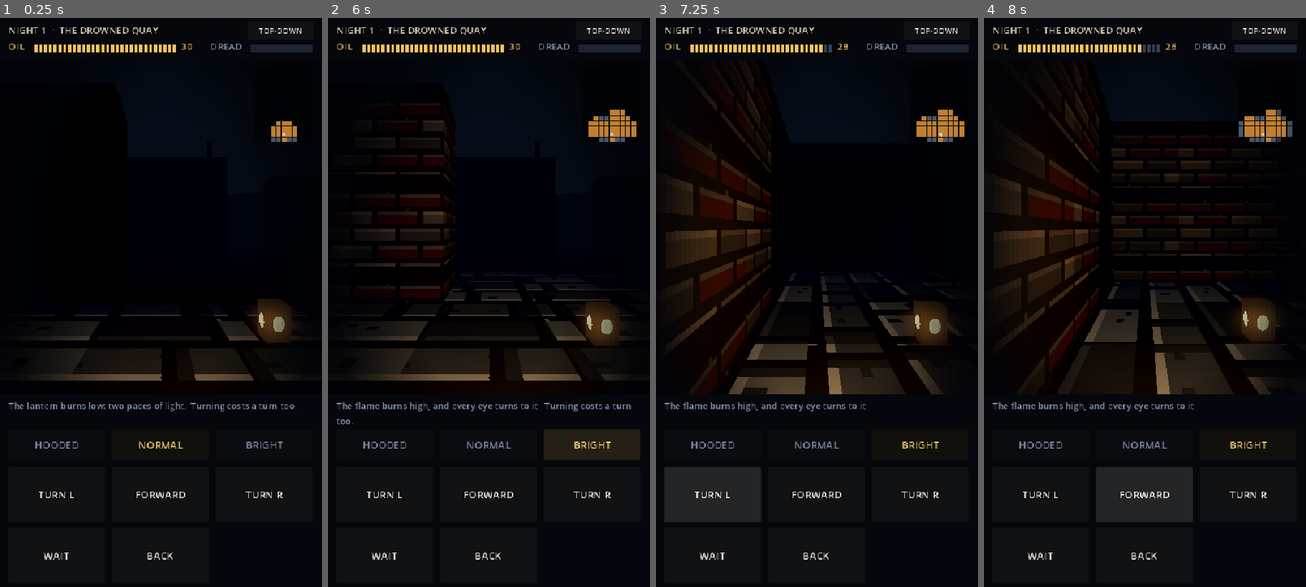
Above: before the commit, frames 1-4 (left to right).
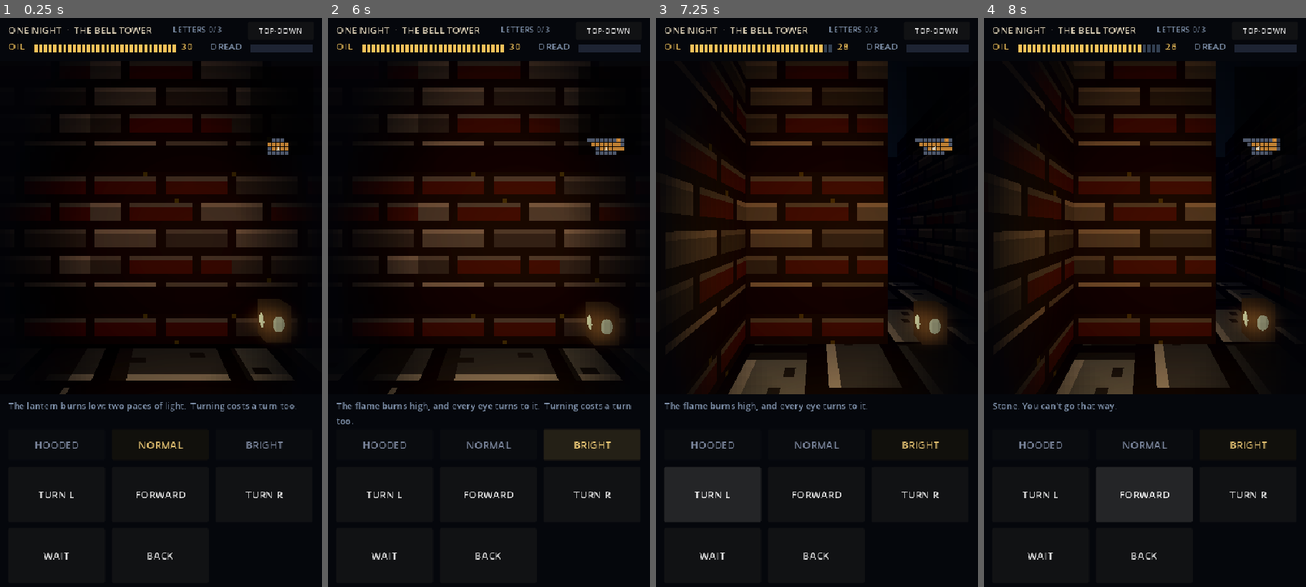
Above: after the commit, the same moments.

Repository: duffpowell-commits/lethemoor
Game: Godot game, scene res://scenes/fp_room.tscn
Same seed, same stepped clock (60 frames per second), same inputs: the game is played once before the commit and once after it.
Inputs:
- Up to frame 1 (0.25 s): no input
- Up to frame 2 (6 s): click "NORMAL" at 0.5 s; click "NORMAL" at 1.25 s; click "TOP-DOWN" at 2 s; click "NORMAL" at 2.75 s; click "NORMAL" at 3.5 s; click "FIRST PERSON" at 4.25 s; click "HOODED" at 5 s; click "BRIGHT" at 5.75 s
- Up to frame 3 (7.25 s): click "TURN L" at 6.5 s
- Up to frame 4 (8 s): click "FORWARD" at 7.25 s

The runs differ from the first frame. In frame 1, 14% of the frame differs, in the area x 2-93%, y 1-67%; in frame 2, 18%, in the area x 2-96%, y 1-67%; in frame 3, 14%; in frame 4, 14%.

Commit message:
One Night: bell tower goal, letters under BRIGHT, oil flasks, end grade; thralls shamble
Co-Authored-By: Claude Opus 5.5 <noreply@anthropic.com>
Claude-Session: https://claude.ai/code/session_01V3sbxM8ffhCBBmXrv674PZ

Diff:
--- a/scripts/fp_view.gd
+++ b/scripts/fp_view.gd
@@ -37,7 +37,9 @@
 	Fog.Lantern.NORMAL: [3.4, 2.2],
 	Fog.Lantern.BRIGHT: [5.6, 3.0],
 }
-const STOP_EVENTS := ["horror", "panic", "out_of_oil", "taken", "grabbed", "escaped"]
+const STOP_EVENTS := ["rang", "horror", "panic", "out_of_oil", "taken", "grabbed", "escaped", "letter", "oil", "letter_dim"]
+const ROOM := "res://rooms/one_night.txt"   # the slice: reach the bell, ring it, get graded
+const MAP_CELL := 7.0
 
 var game
 var room
@@ -57,6 +59,10 @@
 var tile_mats := {}
 var tile_base := {}
 var thrall_nodes: Array = []
+var flask_nodes := {}             # tile -> node, hidden once picked up
+var letter_mats := {}             # tile -> material, goes pale once read
+var letters_label: Label
+static var capture_phase := 0     # capture runs twice: win at the bell, then a death
 
 var hud: Control
 var status_label: Label
@@ -71,7 +77,7 @@
 
 
 func _ready() -> void:
-	game = Night.start(FileAccess.get_file_as_string("res://rooms/quay_01.txt"))
+	game = Night.start(FileAccess.get_file_as_string(ROOM))
 	room = game.room
 	fog = game.fog
 	_build_world()
@@ -173,6 +179,66 @@
 		tile_mats[Vector2i(-100 - lp.x, -100 - lp.y)] = post.material_override
 		tile_base[Vector2i(-100 - lp.x, -100 - lp.y)] = iron.albedo_color
 
+	# the bell: a dark frame with a brass bell hanging in it. Brass glows a little: it's the goal.
+	for bp: Vector2i in room.bells:
+		for side in [-0.4, 0.4]:
+			var leg := MeshInstance3D.new()
+			var lm := BoxMesh.new()
+			lm.size = Vector3(0.08, 2.2, 0.08)
+			leg.mesh = lm
+			leg.position = _w(bp) + Vector3(side, 1.1, 0)
+			leg.material_override = iron.duplicate()
+			add_child(leg)
+		var bell := MeshInstance3D.new()
+		var bm := CylinderMesh.new()
+		bm.top_radius = 0.12
+		bm.bottom_radius = 0.3
+		bm.height = 0.42
+		bell.mesh = bm
+		bell.position = _w(bp) + Vector3(0, 1.6, 0)
+		var brass := StandardMaterial3D.new()
+		brass.albedo_color = Color("#8a6a2a")
+		brass.metallic = 0.8
+		brass.roughness = 0.35
+		brass.emission_enabled = true
+		brass.emission = Color("#3a2608")
+		bell.material_override = brass
+		add_child(bell)
+
+	# letters: a pale page nailed at chest height, facing the open floor. Read under BRIGHT.
+	for np: Vector2i in room.letters:
+		var page := MeshInstance3D.new()
+		var q := QuadMesh.new()
+		q.size = Vector2(0.28, 0.36)
+		page.mesh = q
+		var pm2 := StandardMaterial3D.new()
+		pm2.albedo_color = Color("#b9ab88")
+		pm2.cull_mode = BaseMaterial3D.CULL_DISABLED
+		page.material_override = pm2
+		page.position = _w(np) + Vector3(0, 1.1, 0)
+		page.rotation.y = randf() * TAU
+		add_child(page)
+		tile_mats[Vector2i(-200 - np.x, -200 - np.y)] = pm2
+		tile_base[Vector2i(-200 - np.x, -200 - np.y)] = pm2.albedo_color
+		letter_mats[np] = pm2
+
+	# oil flasks on the floor: small amber glass that catches the lantern
+	for op: Vector2i in room.oil_flasks:
+		var flask := MeshInstance3D.new()
+		var fm2 := CylinderMesh.new()
+		fm2.top_radius = 0.04
+		fm2.bottom_radius = 0.08
+		fm2.height = 0.22
+		flask.mesh = fm2
+		var gm := StandardMaterial3D.new()
+		gm.albedo_color = Color("#a8641c")
+		gm.metallic_specular = 0.9
+		gm.roughness = 0.15
+		flask.material_override = gm
+		flask.position = _w(op) + Vector3(0.15, 0.11, 0.1)
+		add_child(flask)
+		flask_nodes[op] = flask
+
 	for thrall in game.thralls:
 		var holder := Node3D.new()
 		holder.position = _w(thrall.pos)
@@ -246,12 +312,21 @@
 
 func _refresh_fog() -> void:
 	for p in tile_mats:
-		var gp: Vector2i = p if p.x > -100 else Vector2i(-100 - p.x, -100 - p.y)
+		var gp: Vector2i = p
+		if p.x <= -200:
+			gp = Vector2i(-200 - p.x, -200 - p.y)
+		elif p.x <= -100:
+			gp = Vector2i(-100 - p.x, -100 - p.y)
 		var k: float = SHADE[fog.get_state(gp)]
 		var base: Color = tile_base[p]
 		tile_mats[p].albedo_color = Color(base.r * k, base.g * k, base.b * k)
 	for i in thrall_nodes.size():
 		thrall_nodes[i].visible = fog.get_state(game.thralls[i].pos) == Fog.LIT
+	for fp: Vector2i in flask_nodes:
+		flask_nodes[fp].visible = game.flasks_left.has(fp) and fog.get_state(fp) != Fog.DARK
+	for lp: Vector2i in letter_mats:
+		if game.letters_read.has(lp):
+			tile_base[Vector2i(-200 - lp.x, -200 - lp.y)] = Color("#5e5444")   # read: it's spent
 	var eff: int = game.effective()
 	light.omni_range = LIGHT[eff][0]
 	light.light_energy = LIGHT[eff][1]
@@ -420,9 +495,12 @@
 	top.set_anchors_preset(Control.PRESET_TOP_WIDE)
 	top.size.y = TOP_H
 	hud.add_child(top)
-	var title := _label("NIGHT 1  ·  THE DROWNED QUAY", 16, UI_TEXT)
+	var title := _label("ONE NIGHT  ·  THE BELL TOWER", 16, UI_TEXT)
 	title.position = Vector2(14, 8)
 	top.add_child(title)
+	letters_label = _label("", 14, UI_DIM)
+	letters_label.position = Vector2(290, 10)
+	top.add_child(letters_label)
 	var sw := _button("TOP-DOWN", Vector2(UI_W - 124, 6), Vector2(110, 26),
 		func(): get_tree().change_scene_to_file("res://scenes/room3d.tscn"), top)
 	sw.add_theme_font_size_override("font_size", 13)
@@ -453,8 +531,8 @@
 
 	# corner map: what you remember, drawn small. North is up; the arrow is you.
 	minimap = Control.new()
-	minimap.position = Vector2(UI_W - 14 - 11 * 9, TOP_H + 10)
-	minimap.size = Vector2(11 * 9, 14 * 9)
+	minimap.size = Vector2(room.size) * MAP_CELL
+	minimap.position = Vector2(UI_W - 14 - minimap.size.x, TOP_H + 10)
 	minimap.mouse_filter = Control.MOUSE_FILTER_IGNORE
 	minimap.draw.connect(_draw_map)
 	hud.add_child(minimap)
@@ -484,7 +562,7 @@
 
 ## Remembered floor dim, lit floor amber, walls you've seen grey; thralls only if lit now.
 func _draw_map() -> void:
-	var c := 9.0
+	var c := MAP_CELL
 	minimap.draw_rect(Rect2(Vector2.ZERO, minimap.size), Color(0, 0, 0, 0.55))
 	for y in room.size.y:
 		for x in room.size.x:
@@ -498,6 +576,12 @@
 			else:
 				col = Color(0.75, 0.5, 0.2) if st == Fog.LIT else Color(0.28, 0.3, 0.36)
 			minimap.draw_rect(Rect2(Vector2(x, y) * c + Vector2(0.5, 0.5), Vector2(c - 1, c - 1)), col)
+			if room.bells.has(p):
+				minimap.draw_circle((Vector2(p) + Vector2(0.5, 0.5)) * c, c * 0.4, UI_AMBER)
+			elif room.letters.has(p) and not game.letters_read.has(p):
+				minimap.draw_rect(Rect2(Vector2(p) * c + Vector2(2, 1.5), Vector2(c - 4, c - 3)), UI_TEXT)
+			elif game.flasks_left.has(p):
+				minimap.draw_rect(Rect2(Vector2(p) * c + Vector2(2.5, 2.5), Vector2(c - 5, c - 5)), LANTERN)
 	for th in game.thralls:
 		if fog.get_state(th.pos) == Fog.LIT:
 			minimap.draw_rect(Rect2(Vector2(th.pos) * c + Vector2(2, 2), Vector2(c - 4, c - 4)), UI_BLOOD)
@@ -515,6 +599,7 @@
 
 func _refresh_hud() -> void:
 	oil_count.text = str(game.oil)
+	letters_label.text = "LETTERS %d/%d" % [game.letters_read.size(), room.letters.size()]
 	for i in oil_pips.size():
 		oil_pips[i].color = UI_AMBER if i < game.oil else Color(0.2, 0.25, 0.32)
 	dread_fill.size.x = 104.0 * game.dread / Night.DREAD_MAX
@@ -530,6 +615,10 @@
 		"out_of_oil": "The last of the oil is gone. The dark comes in.",
 		"flicker": "The flame gutters. Something is near.",
 		"blocked": "Stone. You can't go that way.",
+		"oil": "A flask, still corked. The lantern drinks.",
+		"letter": "A letter, nailed to the post. You read it by the high flame.",
+		"letter_dim": "Words on a page. Too dim to read. Burn brighter.",
+		"rang": "The bell.",
 	}
 	var s: String = lines[game.setting]
 	if game.oil == 0:
@@ -570,7 +659,11 @@
 		end_screen.add_child(small)
 	var big: Label = end_screen.get_node("Big")
 	var small: Label = end_screen.get_node("Small")
-	if game.escaped:
+	if game.rang:
+		big.text = "THE BELL RINGS  ·  %s" % game.grade()
+		big.add_theme_color_override("font_color", UI_AMBER)
+		small.text = "It rolls out over the drowned quay, and every door in the town hears it.\n\n%d oil left  ·  %d of %d letters read  ·  %d turns\nScore %d\n\nTap to walk the night again." % [game.oil, game.letters_read.size(), room.letters.size(), game.turn, game.points()]
+	elif game.escaped:
 		big.text = "DAWN"
 		big.add_theme_color_override("font_color", UI_AMBER)
 		small.text = "You reach the water's edge as the sky goes grey.\n\n%d turns  ·  %d oil left\n\nTap to walk the night again." % [game.turn, game.oil]
@@ -608,20 +701,30 @@
 			break
 
 
-func _capture() -> void:
-	DirAccess.make_dir_recursive_absolute(ProjectSettings.globalize_path("res://docs/renders/"))
-	for i in 20:
-		await get_tree().process_frame
-	await _shot("fp_start")
-	var at: Vector2i = game.hunter
-	await _press(move_buttons["forward"])
-	print("FWD ", "PASS" if game.hunter == at + Vector2i.UP and game.turn == 1 else "FAIL", " hunter=", game.hunter)
-	await _press(move_buttons["right"])
-	print("TURN ", "PASS" if game.facing == Vector2i.RIGHT and game.turn == 2 else "FAIL", " facing=", game.facing)
-	var turn_before: int = game.turn
-	# a real finger drag across the world view, through the input system
+## Walk to `goal` the way a player would: turn to face the next tile, then step. Every action
+## is a real button press. Stops at `stop_on` events, at the goal, or when the night ends.
+func _walk_to(goal: Vector2i, stop_on: Array = []) -> String:
+	for guard in 200:
+		if game.over() or game.hunter == goal:
+			return last_event
+		var reach: Dictionary = room.reachable(game.hunter, 999)
+		var path: Array = room.path_in(reach, game.hunter, goal)
+		if path.size() < 2:
+			return "no_path"
+		var d: Vector2i = path[1] - game.hunter
+		if game.facing == d:
+			await _press(move_buttons["forward"])
+		else:
+			var right := Vector2i(-game.facing.y, game.facing.x)
+			await _press(move_buttons["right" if d == right else "left"])
+		if last_event in stop_on:
+			return last_event
+	return "gave_up"
+
+
+func _swipe_real(from: Vector2, to: Vector2) -> void:
 	var xf := get_viewport().get_final_transform()
-	for pair in [[Vector2(380, 420), true], [Vector2(240, 430), false]]:
+	for pair in [[from, true], [to, false]]:
 		var ev := InputEventMouseButton.new()
 		ev.button_index = MOUSE_BUTTON_LEFT
 		ev.pressed = pair[1]
@@ -633,22 +736,53 @@
 		await get_tree().process_frame
 		if not busy:
 			break
-	print("SWIPE ", "PASS" if game.facing == Vector2i.UP and game.turn == turn_before + 1 else "FAIL", " facing=", game.facing)
-	await _press(move_buttons["forward"])
-	var horror := last_event == "horror"
-	for i in 8:
-		if horror or game.over():
-			break
-		await _press(move_buttons["wait"])
-		horror = last_event == "horror"
-	await _shot("fp_horror")
-	print("HORROR ", "PASS" if horror else "FAIL", " dread=", game.dread)
+
+
+## Two passes (the scene reloads between them): 0 = controls + walk to the bell and ring it,
+## 1 = read a letter under BRIGHT, then hood and walk blind into a thrall.
+func _capture() -> void:
+	DirAccess.make_dir_recursive_absolute(ProjectSettings.globalize_path("res://docs/renders/"))
+	for i in 20:
+		await get_tree().process_frame
+	if capture_phase == 0:
+		await _shot("fp_start")
+		var at: Vector2i = game.hunter
+		await _press(move_buttons["forward"])
+		print("FWD ", "PASS" if game.hunter == at + Vector2i.UP and game.turn == 1 else "FAIL", " hunter=", game.hunter)
+		await _press(move_buttons["right"])
+		print("TURN ", "PASS" if game.facing == Vector2i.RIGHT and game.turn == 2 else "FAIL", " facing=", game.facing)
+		var turn_before: int = game.turn
+		await _swipe_real(Vector2(380, 420), Vector2(240, 430))   # a finger dragged left = turn left
+		print("SWIPE ", "PASS" if game.facing == Vector2i.UP and game.turn == turn_before + 1 else "FAIL", " facing=", game.facing)
+		var bell: Vector2i = room.bells[0]
+		var shot_horror := false
+		while not game.over():
+			var why := await _walk_to(bell, ["horror"])
+			if why == "horror" and not shot_horror:
+				await _shot("fp_horror")
+				shot_horror = true
+			elif why != "horror":
+				break
+		print("HORROR ", "PASS" if shot_horror else "FAIL")
+		await _shot("fp_bell")
+		print("BELL ", "PASS" if game.rang else "FAIL", " grade=", game.grade(), " oil=", game.oil, " turns=", game.turn, " ", game.cause)
+		capture_phase = 1
+		get_tree().reload_current_scene()
+		return
+	var letter: Vector2i = room.letters.reduce(func(a, b): return a if (a - game.hunter).length() < (b - game.hunter).length() else b)
+	var reach: Dictionary = room.reachable(game.hunter, 999)
+	var path: Array = room.path_in(reach, game.hunter, letter)
+	await _walk_to(path[path.size() - 2])
+	await _press(lantern_buttons[Fog.Lantern.BRIGHT])
+	await _walk_to(letter, ["letter"])
+	await _shot("fp_letter")
+	print("LETTER ", "PASS" if game.letters_read.size() == 1 else "FAIL", " at=", letter)
 	await _press(lantern_buttons[Fog.Lantern.HOODED])
 	await _shot("fp_hooded")
-	for i in 12:
+	for i in 6:
 		if game.over():
 			break
-		await _press(move_buttons["wait"])
+		await _walk_to(game.thralls[2].pos)   # blind, into the dark where it stands
 	await _shot("fp_dead")
-	print("DEATH ", "PASS" if game.dead else "FAIL")
+	print("DEATH ", "PASS" if game.dead else "FAIL", " ", game.cause)
 	get_tree().quit()
--- a/scripts/sim/night.gd
+++ b/scripts/sim/night.gd
@@ -17,6 +17,13 @@
 const DREAD_HALLUCINATE := 50  # at or above: the view may lie (fake flickers)
 const PANIC_OIL := 5           # at 100 dread you spill this much oil...
 const PANIC_RESET := 60        # ...and dread drops back to here
+## Thralls shamble: they step only on turns divisible by this. In first person every turn of
+## your head costs a turn, so an equal-speed chaser catches you at the first corner.
+const THRALL_EVERY := 2
+const FLASK_OIL := 10          # an oil flask found on the floor
+const LETTER_POINTS := 5       # grade: each letter read is worth this much oil
+## Grade at the bell: oil left + LETTER_POINTS per letter read. [min points, grade]
+const GRADES := [[20, "S"], [14, "A"], [8, "B"], [3, "C"], [0, "D"]]
 ## How far a thrall notices your lantern (tiles, needs line of sight).
 const NOTICE := {Fog.Lantern.HOODED: 1, Fog.Lantern.NORMAL: 5, Fog.Lantern.BRIGHT: 8}
 
@@ -33,6 +40,9 @@
 var dead := false
 var escaped := false
 var cause := ""                 # why you died, in the game's voice
+var rang := false               # rang the bell (One Night's goal): escaped with a grade
+var letters_read: Array = []    # letter tiles read (needs BRIGHT on the tile)
+var flasks_left: Array = []     # oil flasks still on the floor
 ## Each thrall: {pos, target (last place it saw your light, or null), seen (in your light now),
 ## last_seen (where YOU last saw it, or null: the map's marker, and it can be stale)}
 var thralls: Array = []
@@ -43,6 +53,7 @@
 	n.room = Room.parse(room_text)
 	n.fog = n.room.make_fog()
 	n.hunter = n.room.hunter
+	n.flasks_left = n.room.oil_flasks.duplicate()
 	for p: Vector2i in n.room.thralls:
 		n.thralls.append({pos = p, target = null, seen = false, last_seen = null})
 	n.fog.update([{pos = n.hunter, setting = n.setting}])
@@ -141,6 +152,21 @@
 		escaped = true
 		events.append("escaped")
 		return events
+	if room.bells.has(hunter):
+		escaped = true
+		rang = true
+		events.append("rang")
+		return events
+	if flasks_left.has(hunter):
+		flasks_left.erase(hunter)
+		oil += FLASK_OIL
+		events.append("oil")
+	if room.letters.has(hunter) and not letters_read.has(hunter):
+		if effective() == Fog.Lantern.BRIGHT:
+			letters_read.append(hunter)
+			events.append("letter")
+		else:
+			events.append("letter_dim")
 	fog.update([{pos = hunter, setting = effective()}])
 	dread += DREAD_LIT if lit else DREAD_DARK
 	_horrors(events)
@@ -194,6 +220,8 @@
 		if th.pos == th.target:
 			th.target = null
 			continue
+		if turn % THRALL_EVERY != 0:
+			continue   # shambling: this turn it only lurches in place
 		var others: Array = positions()
 		others.remove_at(i)
 		var reach: Dictionary = room.reachable(th.pos, room.size.x * room.size.y, others)
@@ -206,6 +234,18 @@
 			events.append("thrall_moved")
 
 
+## One Night score: oil left plus letters read. Only meaningful once the bell has rung.
+func points() -> int:
+	return oil + LETTER_POINTS * letters_read.size()
+
+
+func grade() -> String:
+	for g in GRADES:
+		if points() >= g[0]:
+			return g[1]
+	return "D"
+
+
 func _die(why: String) -> void:
 	dead = true
 	cause = why
--- a/scripts/sim/room.gd
+++ b/scripts/sim/room.gd
@@ -1,6 +1,7 @@
 extends RefCounted
 ## A handmade room, parsed from text. Rooms are handmade, not procedural (scope rule).
 ##   # wall   . floor   H hunter start   T thrall   L street lamp (unlit)   E exit
+##   B bell (ring it: the night is won)   N letter (readable under BRIGHT)   O oil flask (pickup)
 
 var rows: Array = []
 var size := Vector2i.ZERO
@@ -8,6 +9,9 @@
 var thralls: Array[Vector2i] = []
 var lamps: Array[Vector2i] = []
 var exits: Array[Vector2i] = []
+var bells: Array[Vector2i] = []
+var letters: Array[Vector2i] = []
+var oil_flasks: Array[Vector2i] = []
 
 
 static func parse(text: String) -> RefCounted:
@@ -25,6 +29,9 @@
 				"T": r.thralls.append(p)
 				"L": r.lamps.append(p)
 				"E": r.exits.append(p)
+				"B": r.bells.append(p)
+				"N": r.letters.append(p)
+				"O": r.oil_flasks.append(p)
 	return r
 
 
--- a/tests/run_tests.gd
+++ b/tests/run_tests.gd
@@ -261,11 +261,50 @@
 	var n = Night.start(CORRIDOR)
 	check(n.thralls[0].last_seen == null, "never seen: no marker")
 	n.set_lantern(Fog.Lantern.BRIGHT)
-	n.wait()   # it notices and comes 1 tile; not in the 4-tile light yet
-	for i in 3:
+	for i in 10:   # it notices and shambles closer until it's in the light
 		n.wait()
+		if n.thralls[0].last_seen != null:
+			break
 	check(n.thralls[0].last_seen == n.thralls[0].pos, "in your light: the marker is where it is")
 	var seen_at: Vector2i = n.thralls[0].last_seen
 	n.set_lantern(Fog.Lantern.HOODED)
 	n.step(Vector2i(2, 1))
 	check(n.thralls[0].last_seen == seen_at, "out of the light: the marker stays where you saw it")
+
+
+func test_ringing_the_bell_wins_with_grade() -> void:
+	var n = Night.start("####\n#HB#\n####")
+	n.step(Vector2i(2, 1))
+	check(n.escaped and n.rang, "stepping on the bell rings it and ends the night")
+	check(n.points() == n.oil, "no letters: points = oil left")
+	check(n.grade() == "S" if n.oil >= 25 else true, "grade from points")
+
+
+func test_letter_needs_bright() -> void:
+	var n = Night.start("#####\n#HNN#\n#...#\n#####")
+	var ev: Array = n.step(Vector2i(2, 1))
+	check("letter_dim" in ev and n.letters_read.is_empty(), "normal light can't read a letter")
+	n.set_lantern(Fog.Lantern.BRIGHT)
+	ev = n.step(Vector2i(3, 1))
+	check("letter" in ev and n.letters_read.size() == 1, "bright light reads it")
+	check(n.points() == n.oil + Night.LETTER_POINTS, "a letter adds to the score")
+
+
+func test_oil_flask_pickup_once() -> void:
+	var n = Night.start("#####\n#HO.#\n#####")
+	var before: int = n.oil
+	var ev: Array = n.step(Vector2i(2, 1))
+	check("oil" in ev and n.oil == before - 1 + Night.FLASK_OIL, "flask adds oil (after the step's burn)")
+	n.step(Vector2i(3, 1))
+	n.step(Vector2i(2, 1))
+	check(n.flasks_left.is_empty(), "a flask is picked up only once")
+
+
+func test_one_night_map_is_winnable() -> void:
+	var r = Room.parse(FileAccess.get_file_as_string("res://rooms/one_night.txt"))
+	var reach: Dictionary = r.reachable(r.hunter, 999)
+	check(r.bells.size() == 1 and reach.has(r.bells[0]), "the bell can be reached")
+	for p in r.letters + r.oil_flasks:
+		check(reach.has(p), "every letter and flask can be reached")
+	for t in r.thralls:
+		check((t - r.hunter).length() > 5.5, "no thrall notices you on turn 0")
Binary file added: docs/renders/fp_bell.png
Binary file changed: docs/renders/fp_dead.png
Binary file changed: docs/renders/fp_hooded.png
Binary file changed: docs/renders/fp_horror.png
Binary file added: docs/renders/fp_letter.png
Binary file added: docs/renders/fp_onenight_sheet.png
Binary file changed: docs/renders/fp_start.png
Not shown, added: rooms/one_night.txt
Not shown, changed: CLAUDE.md
